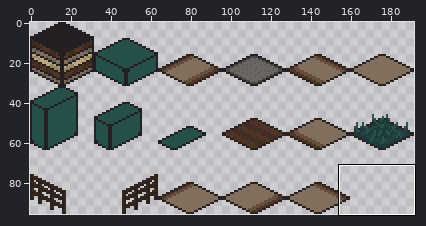
File history of a pixel-art file, Assets/Sprites/exterior-iso-tiles.aseprite. The picture above shows the old version from afar; the outline marks the close-up.
Close-up. Before the commit:
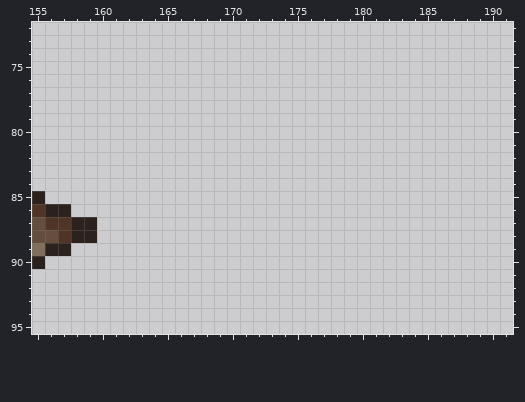
192x96 pixels, 1 frame. Colours within 5 levels of each other are drawn and written as one. Shown: x 155..191, y 72..95.
And afterwards:
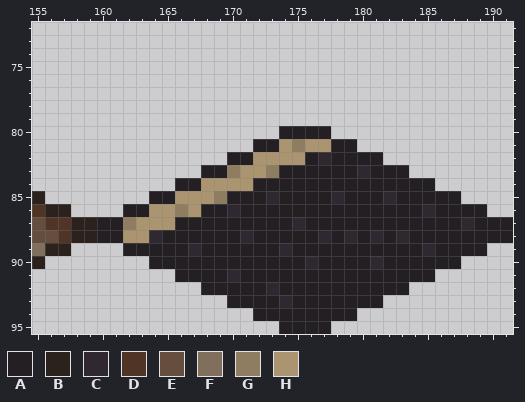
Palette (. is transparent): A #231f23  B #2c221d  C #302830  D #503526  E #654e3e  F #806f5c  G #8f7d62  H #aa9570
The edit:
layer "Layer 1" opacity 87% added
--- layers "Layer 1", "Flattened"
@@ x 155..191 @@
 79 .....................................
-80 .....................................
-81 .....................................
-82 .....................................
-83 .....................................
-84 .....................................
-85 B....................................
-86 DBB..................................
-87 EDDBB................................
-88 EEDBB................................
-89 FBB..................................
-90 B....................................
-91 .....................................
-92 .....................................
-93 .....................................
-94 .....................................
-95 .....................................
+80 ...................AAAA..............
+81 .................AAHGHHAA............
+82 ...............AAHHHHACAAAA..........
+83 .............AAGHHGAAAAAACAAA........
+84 ...........AAHHHHAAAAAAAAAAAAAA......
+85 B........AAHHHGAAACAAAACAAACAAAAA....
+86 DBB....AAHHGHAACAAAAAAAAAAAAAACAAAA..
+87 EDDBBAAGHHHAAAAAAAAACAAAAAAAAAAAACAAA
+88 EEDBBAAHHCAAAAAACAAAAACACACACAAAAAAAA
+89 FBB....AAAAACAAAAAACAAAAAAAAAACAAAA..
+90 B........AAAAAAAAAAAACAAAACAAAAAA....
+91 ...........AAAACAAAAAAAAAAAAAAA......
+92 .............AAAAACAAAAAAAAAA........
+93 ...............AAAACAAAAAAA..........
+94 .................AAAAAAAA............
+95 ...................AAAA..............
